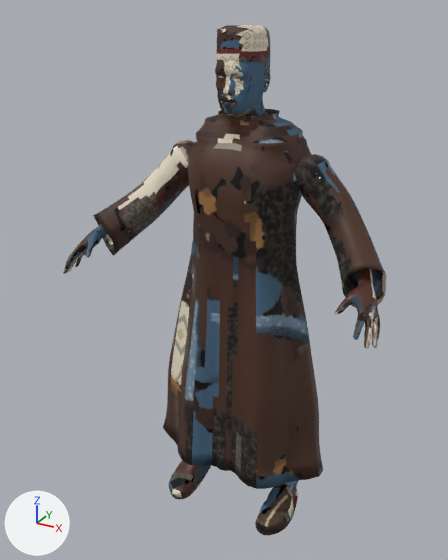
What one commit did to the glTF model game/public/customers/man_kaftan.glb.
The view is the same before and after, from a camera (50 mm lens) standing at (0.9, -1.806, 1.786) and looking at (-0.051, -0.077, 0.922). Every picture has the same lights, and +X, +Y and +Z are marked at lower left. The older version comes first. Vertices at exactly the same position are counted once.

In view in the first picture: 'man_kaftan_body'.
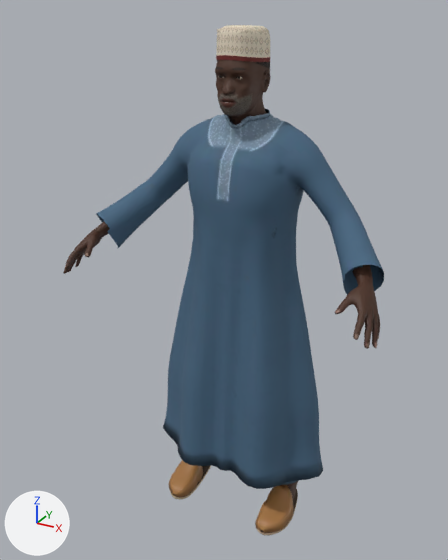
Boxes (x1, y1, x2, y2) around the edits, measured in the pictures (448 x 560 px; the box of a moved part takes in the faces that stretch with it):
'man_kaftan_body', reshaped
    before: (63, 25, 387, 535)
    after: (63, 25, 384, 535)
part 1 of me_man_kaftan_body, moved or reshaped
    before: (63, 60, 387, 337)
    after: (63, 60, 384, 346)
part 2 of me_man_kaftan_body, moved or reshaped
    both: (258, 485, 290, 529)
part 3 of me_man_kaftan_body, surface changed (lighter)
    both: (65, 25, 384, 535)

What the commit changed:
me_man_kaftan_body is used by ob_man_kaftan_body; location (0.0, 0.0, 0.0).
me_man_kaftan_body had 7302 vertices, 14214 faces and spanned x -0.55..0.55, y -0.37..0.21, z 0.0..1.74.
me_man_kaftan_body now has 7289 vertices, 14215 faces and spans x -0.55..0.55, y -0.37..0.21, z 0.0..1.74.
me_man_kaftan_body part 1: 527 vertices moved within x -0.55..0.54, y -0.36..0.13, z 0.94..1.67; 1565 vertices removed from x -0.52..0.51, y -0.24..0.14, z 0.97..1.64; 1552 vertices added at x -0.54..0.55, y -0.35..0.14, z 0.94..1.68.
me_man_kaftan_body part 2: 20 vertices moved within x 0.18..0.24, y -0.23..-0.06, z 0.02..0.12.
me_man_kaftan_body part 3: 7292 kept faces spanning x -0.55..0.55, y -0.37..0.21, z 0.0..1.74 get new texture (UV) coordinates.
Other edits to the shape of me_man_kaftan_body do not show in these pictures.
